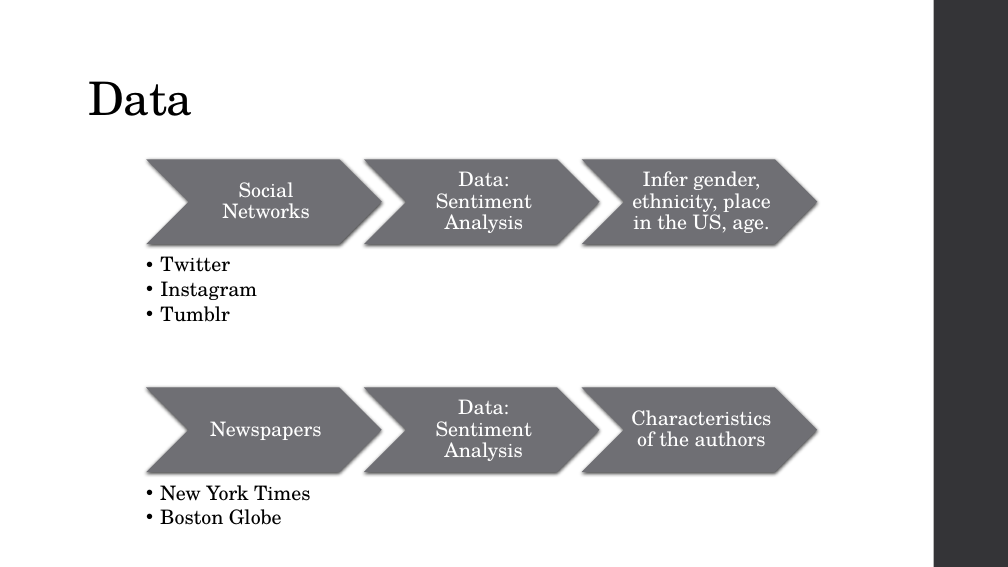
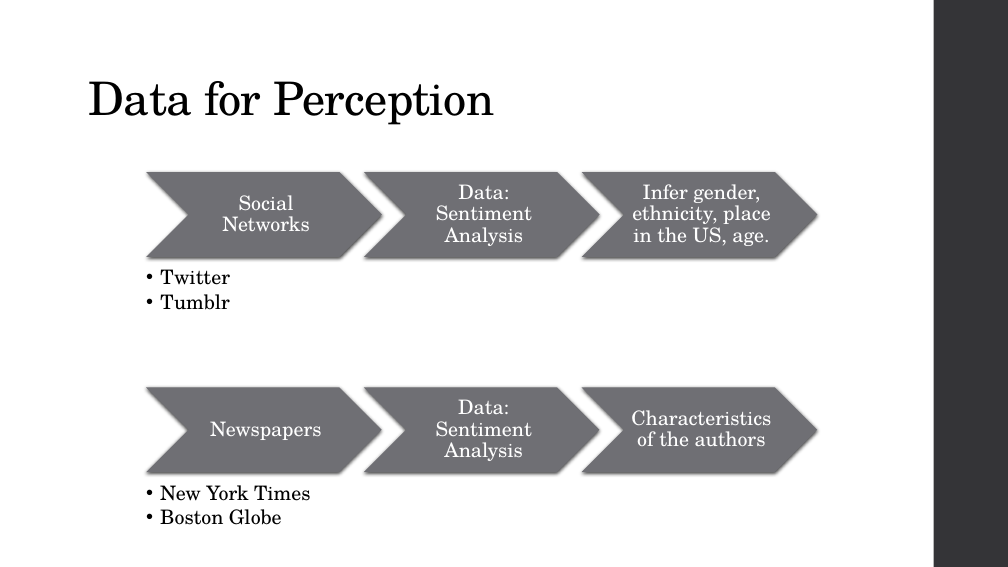
Before and after one commit to rodrigovaldes/MACS30200proj, a slide deck: slide 5 of Proposal/slides_rvaldes.pptx. Drawn at 1008x567 pixels with LibreOffice and Linux fonts; fonts in the diff are those of the drawing. Boxes give left, top, right and bottom in pixels: in the first picture for what was removed or moved away, otherwise in the second. Text is boxed around its words. In the diff, an @@ line names an element or a change of style, - is before the commit and + after.

```diff
--- a/Proposal/slides_rvaldes.pptx
+++ b/Proposal/slides_rvaldes.pptx
@@ title at box(88, 81, 495, 125): text changed @@
-Data
+Data for Perception
@@ 3 texts, 3 chevrons: place and size @@
-3 texts, 3 chevrons at box(146, 160, 817, 244)
+3 texts, 3 chevrons at box(146, 172, 817, 257)
@@ text "Twitter": place and size @@
-text "Twitter" at box(160, 256, 257, 322)
+text "Twitter" at box(160, 269, 230, 310)
@@ text at box(160, 281, 257, 300): paragraph removed @@
-  • Instagram
```
Also in this commit, not shown: 3 other slides changed, 1 other file.
